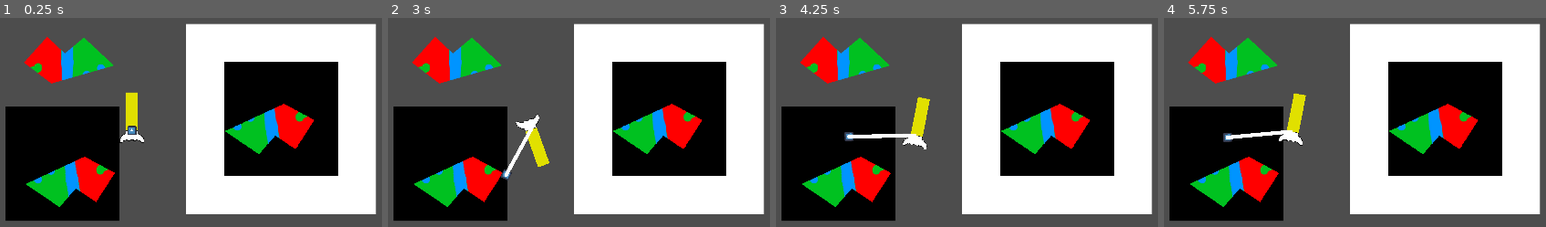
Above: before the commit, frames 1-4 (left to right).
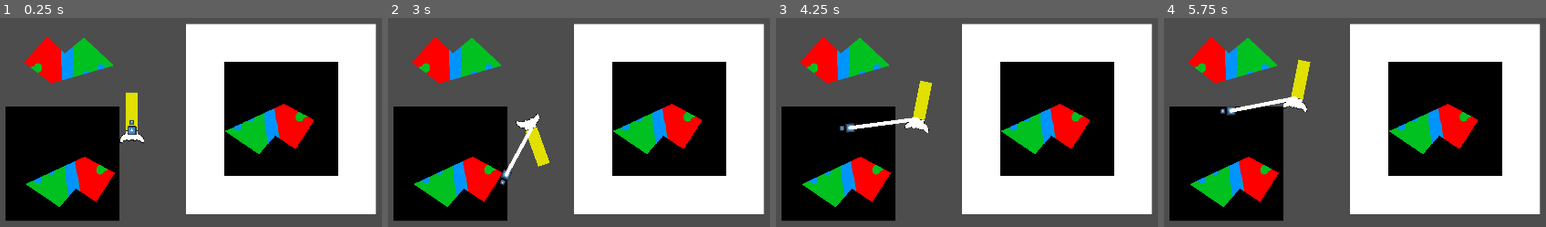
Above: after the commit, the same moments.

Repository: CWmain/SpaceJunkGame
Game: Godot game, scene res://Objects/Test_Scene.tscn
Same seed, same stepped clock (60 frames per second), same inputs: the game is played once before the commit and once after it. The engine's default icon, where the game draws it, is replaced by a stand-in: a white triangle on a blue panel in a dark square.
Inputs (mouse positions are in pixels of both pictures, inside the frame that each line leads up to):
- Up to frame 1 (0.25 s): no input
- Up to frame 2 (3 s): tap Enter at 0.5 s; move the mouse to (720, 145) at 0.52 s; hold D (TurnRight) 0.53-2.03 s; click (720, 145) at 0.6 s; tap W (Accelerate) at 0.77, 1.52 s; tap T (Tether) at 0.8, 1.35, 2.3 s; move the mouse to (414, 187) at 1.27 s; click (414, 187) at 1.55 s; move the mouse to (632, 76) at 2.02 s; hold A (TurnLeft) 2.03-2.78 s; click (632, 76) at 2.1 s; move the mouse to (outside the picture) at 2.77 s; hold D (TurnRight) from 2.78 s (still down); tap S (Stop) at 2.85 s
- Up to frame 3 (4.25 s): keep holding D (TurnRight); tap W (Accelerate) at 3.02, 3.77 s; click (outside the picture) at 3.05 s; move the mouse to (outside the picture) at 3.52 s; tap T (Tether) at 3.6 s
- Up to frame 4 (5.75 s): move the mouse to (outside the picture) at 4.27 s; release D (TurnRight) at 4.28 s; hold A (TurnLeft) 4.28-5.03 s; click (outside the picture) at 4.35 s; tap W (Accelerate) at 4.52 s; move the mouse to (1374, 166) at 5.02 s; hold D (TurnRight) from 5.03 s (still down); tap T (Tether) at 5.1 s

The runs differ from the first frame. In frame 1, less than 0.1% of the frame differs, in the area x 33-36%, y 48-52%; in frame 2, 0.2%; in frame 3, 1.8%; in frame 4, 2.3%, in the area x 6-39%, y 19-91%.

Commit message:
Attempting to use force, need to solve and getting better function

Diff:
--- a/Objects/player_rocket/player_rocket.tscn
+++ b/Objects/player_rocket/player_rocket.tscn
@@ -34,9 +34,8 @@
 [node name="CollisionPolygon" type="CollisionPolygon2D" parent="CuttingTool"]
 polygon = PackedVector2Array(32, -100, 0, -100, 0, 0, 32, 0)
 
-[node name="TetherHook" parent="." node_paths=PackedStringArray("player_rocket", "tether") instance=ExtResource("3_o8ciw")]
+[node name="TetherHook" parent="." node_paths=PackedStringArray("player_rocket") instance=ExtResource("3_o8ciw")]
 player_rocket = NodePath("..")
-tether = NodePath("../TetherSpring")
 
 [node name="TetherSpring" type="DampedSpringJoint2D" parent="."]
 rotation = 3.14159
--- a/Objects/tether/tether.gd
+++ b/Objects/tether/tether.gd
@@ -6,6 +6,10 @@
 
 var active: bool = false
 var pull: bool = false
+
+@export var MIN_TETHER_DISTANCE = 10
+@export var MAX_TETHER_DISTANCE = 600
+@export var PULL_FORCE: float = 1000
 
 @export var player_rocket: RigidBody2D
 @export var tether: DampedSpringJoint2D
@@ -19,7 +23,7 @@
 	# Resets tether if it goes beyond the set distance from player rocket
 	# Checks for (active or pull) due to the distance_to function having stange behaviour
 	# when the tether hook is reset on the player_rocket
-	if (player_rocket.position.distance_to(position) > TETHER_DISTANCE and (active or pull)):
+	if (player_rocket.position.distance_to(position) > MAX_TETHER_DISTANCE and (active or pull)):
 		reset_tether()
 
 	# Set raycast so it is always pointing to player ship
@@ -36,6 +40,27 @@
 	# State where tether hook is shot and is travelling
 	if (active):
 		position += Vector2(0,-1).rotated(rotation) * SPEED
+
+	if (pull):
+		var tetherBaseVector : Vector2 = to_local(player_rocket.position).normalized()
+		var tetherLength: float = to_local(player_rocket.position).length()
+		var tetherAngle: float = player_rocket.position.angle()
+		# Calculate the percentage force to apply
+		var percentageToApply: float = (tetherLength-MIN_TETHER_DISTANCE)/MAX_TETHER_DISTANCE
+		var forceAmount: float = percentageToApply * PULL_FORCE
+		#Contruct vector2 to apply force in the right direction
+		var forceVector: Vector2 = tetherBaseVector*forceAmount
+		# Apply force to asteroid
+		var ast : Asteroid = get_parent()
+		ast.apply_force(forceVector, position)
+
+		#Apply force to player rocket
+		player_rocket.apply_force(forceVector*-1, player_rocket.position)
+
+		print("Length: ", tetherLength, "Percent: ", percentageToApply, "Force: ", forceAmount)
+
+		#print("BaseVector: ", forceVector)
+		#print("Force Amount: ", forceAmount)
 
 	# If LOS is broken, than reset tether
 	if (los.is_colliding()):
@@ -65,7 +90,7 @@
 	position = Vector2.ZERO
 	active = false
 	pull = false
-	tether.node_b = ""
+	#tether.node_b = ""
 
 func _on_body_entered(body):
 	if (body == null):
@@ -80,7 +105,7 @@
 	pull = true
 
 	# Attach Tether to Asteroid
-	tether.node_b = body.get_path()
+	#tether.node_b = body.get_path()
 
 	#Apply line of sight raycast to asteroid
 	los.set_target_position(player_rocket.position)
--- a/Objects/tether/tether.tscn
+++ b/Objects/tether/tether.tscn
@@ -9,6 +9,7 @@
 collision_layer = 0
 collision_mask = 0
 script = ExtResource("1_fhoa8")
+MIN_TETHER_DISTANCE = 0
 
 [node name="Icon" type="Sprite2D" parent="."]
 scale = Vector2(0.1875, 0.1875)
@@ -26,4 +27,9 @@
 begin_cap_mode = 2
 end_cap_mode = 2
 
+[node name="Icon2" type="Sprite2D" parent="."]
+position = Vector2(0, -22)
+scale = Vector2(0.1, 0.1)
+texture = ExtResource("2_qwd0o")
+
 [connection signal="body_entered" from="." to="." method="_on_body_entered"]
